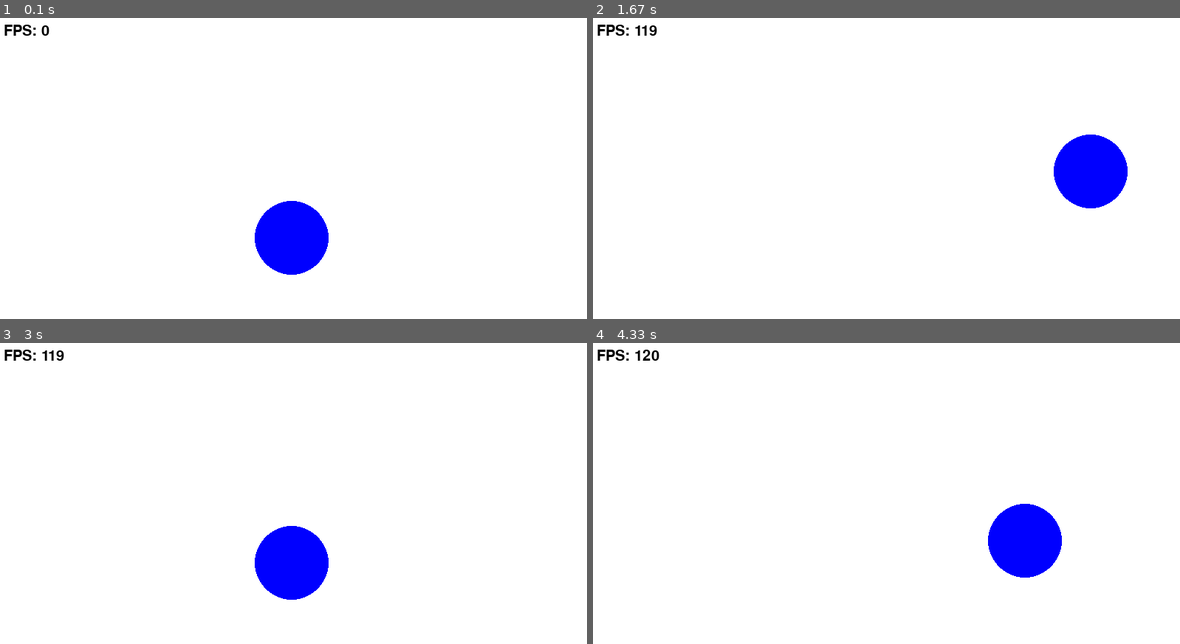
Above: before the commit, frames 1-4 (two rows, left to right).
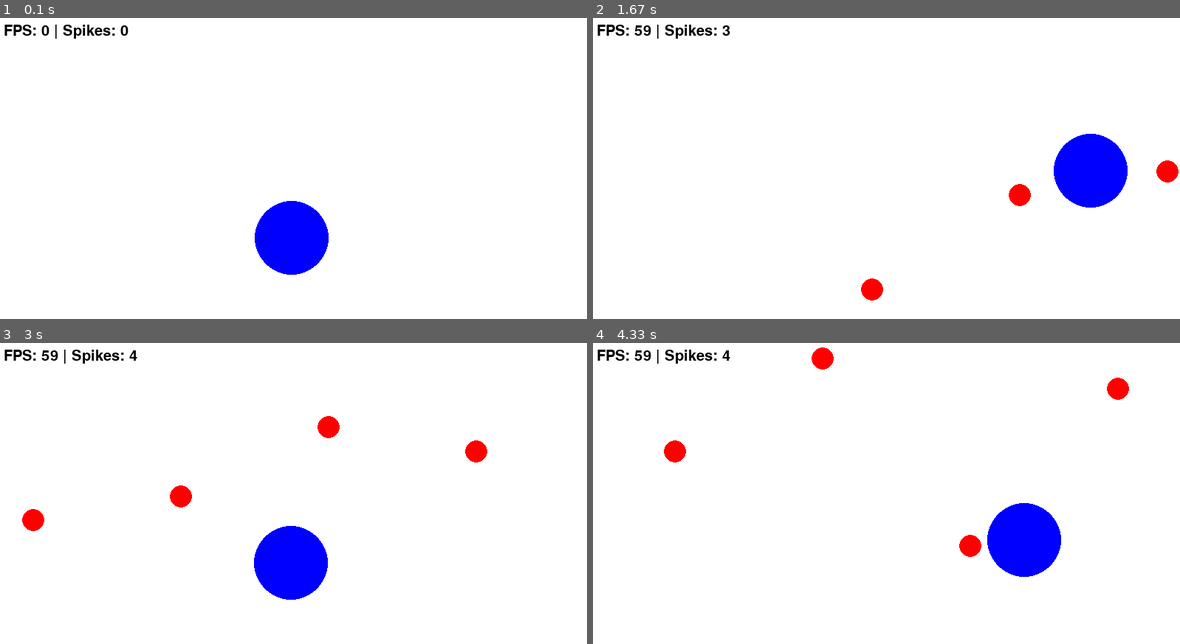
Above: after the commit, the same moments.

Repository: hsh060425/myfirstgame
Game: pygame game, started from vs_hsh/hello_pyame.py
The game is run twice, just before and just after one commit, with the same random seed, the same clock (stepped at 60 frames per second) and the same inputs.
Inputs:
- Up to frame 1 (0.1 s): no input
- Up to frame 2 (1.67 s): hold Right 0.33-0.8 s; hold Up 0.83-1.13 s; hold Right 1.17-1.63 s
- Up to frame 3 (3 s): hold Left 1.67-2.2 s; hold Down 2.23-2.53 s; hold Left 2.57-2.97 s
- Up to frame 4 (4.33 s): hold Up 3-3.37 s; hold Right 3.4-4.03 s; hold Down from 4.07 s (still down)

The runs differ from the first frame. In frame 1, 0.2% of the frame differs, in the area x 9-22%, y 2-7%; in frame 2, 1.0%; in frame 3, 1.2%; in frame 4, 1.2%, in the area x 7-92%, y 1-78%.

Commit message:
spike_spawn
가시생성및 발사

Diff:
--- a/vs_hsh/hello_pyame.py
+++ b/vs_hsh/hello_pyame.py
@@ -1,54 +1,78 @@
 import pygame
 import sys
+import random  # 가시의 위치를 무작위로 정하기 위해 추가
 
 pygame.init()
 screen = pygame.display.set_mode((800, 600))
-pygame.display.set_caption("FPS Independent Movement")
+pygame.display.set_caption("Avoid the Spikes!")
 
 WHITE = (255, 255, 255)
 BLUE = (0, 0, 255)
 BLACK = (0, 0, 0)
+RED = (255, 0, 0)  # 가시 색상
 
 font = pygame.font.SysFont(None, 30)
 
-# 위치 변수 (소수점 계산을 위해 실수로 설정)
-circle_x = 400.0
-circle_y = 300.0
+# 플레이어 설정
+circle_x, circle_y = 400.0, 300.0
+player_speed = 300
+player_radius = 50
 
-# 속도 설정: "1초에 몇 픽셀을 갈 것인가?" (예: 1초에 300픽셀)
-speed = 300
+# 가시(장애물) 설정
+spikes = []          # 가시들을 담을 리스트
+spike_speed = 400    # 가시가 날아오는 속도
+spike_radius = 15    # 플레이어보다 작게 설정
+spawn_timer = 0      # 가시 생성 타이머
 
 clock = pygame.time.Clock()
 running = True
 
 while running:
-    # 1. 델타 타임 계산 (지난 프레임으로부터 몇 초가 흘렀는지 계산)
-    # clock.tick(60)은 밀리초(ms)를 반환하므로 1000으로 나누어 '초' 단위로 만듭니다.
-    dt = clock.tick(120) / 1000.0
+    dt = clock.tick(60) / 1000.0
 
     for event in pygame.event.get():
         if event.type == pygame.QUIT:
             running = False
 
+    # 플레이어 이동 제어
     keys = pygame.key.get_pressed()
+    if keys[pygame.K_LEFT]: circle_x -= player_speed * dt
+    if keys[pygame.K_RIGHT]: circle_x += player_speed * dt
+    if keys[pygame.K_UP]: circle_y -= player_speed * dt
+    if keys[pygame.K_DOWN]: circle_y += player_speed * dt
 
-    # 2. 이동 공식: 위치 += 속도 * 시간(dt)
-    if keys[pygame.K_LEFT]:
-        circle_x -= speed * dt
-    if keys[pygame.K_RIGHT]:
-        circle_x += speed * dt
-    if keys[pygame.K_UP]:
-        circle_y -= speed * dt
-    if keys[pygame.K_DOWN]:
-        circle_y += speed * dt
+    # --- 가시 생성 로직 ---
+    spawn_timer += dt
+    if spawn_timer > 0.5:  # 0.5초마다 하나씩 생성
+        # 오른쪽 화면 밖에서 생성되어 왼쪽으로 날아옴
+        new_spike = {
+            "x": 850,
+            "y": random.randint(0, 600) # 높이는 무작위
+        }
+        spikes.append(new_spike)
+        spawn_timer = 0
 
+    # --- 가시 이동 및 관리 ---
+    for spike in spikes[:]: # 리스트 복사본으로 반복 (삭제 시 오류 방지)
+        spike["x"] -= spike_speed * dt # 왼쪽으로 이동
+
+        # 화면 왼쪽 끝으로 사라진 가시는 리스트에서 삭제
+        if spike["x"] < -50:
+            spikes.remove(spike)
+
+    # --- 화면 그리기 ---
     screen.fill(WHITE)
 
-    # 원 그리기 (좌표는 정수여야 하므로 int로 변환)
-    pygame.draw.circle(screen, BLUE, (int(circle_x), int(circle_y)), 50)
+    # 플레이어 그리기
+    pygame.draw.circle(screen, BLUE, (int(circle_x), int(circle_y)), player_radius)
+
+    # 모든 가시 그리기
+    for spike in spikes:
+        # 가시를 빨간색 작은 원으로 표현 (삼각형 등으로 바꿀 수 있음)
+        pygame.draw.circle(screen, RED, (int(spike["x"]), int(spike["y"])), spike_radius)
 
     # FPS 출력
-    fps_text = font.render(f"FPS: {int(clock.get_fps())}", True, BLACK)
+    fps_text = font.render(f"FPS: {int(clock.get_fps())} | Spikes: {len(spikes)}", True, BLACK)
     screen.blit(fps_text, (10, 10))
 
     pygame.display.flip()
